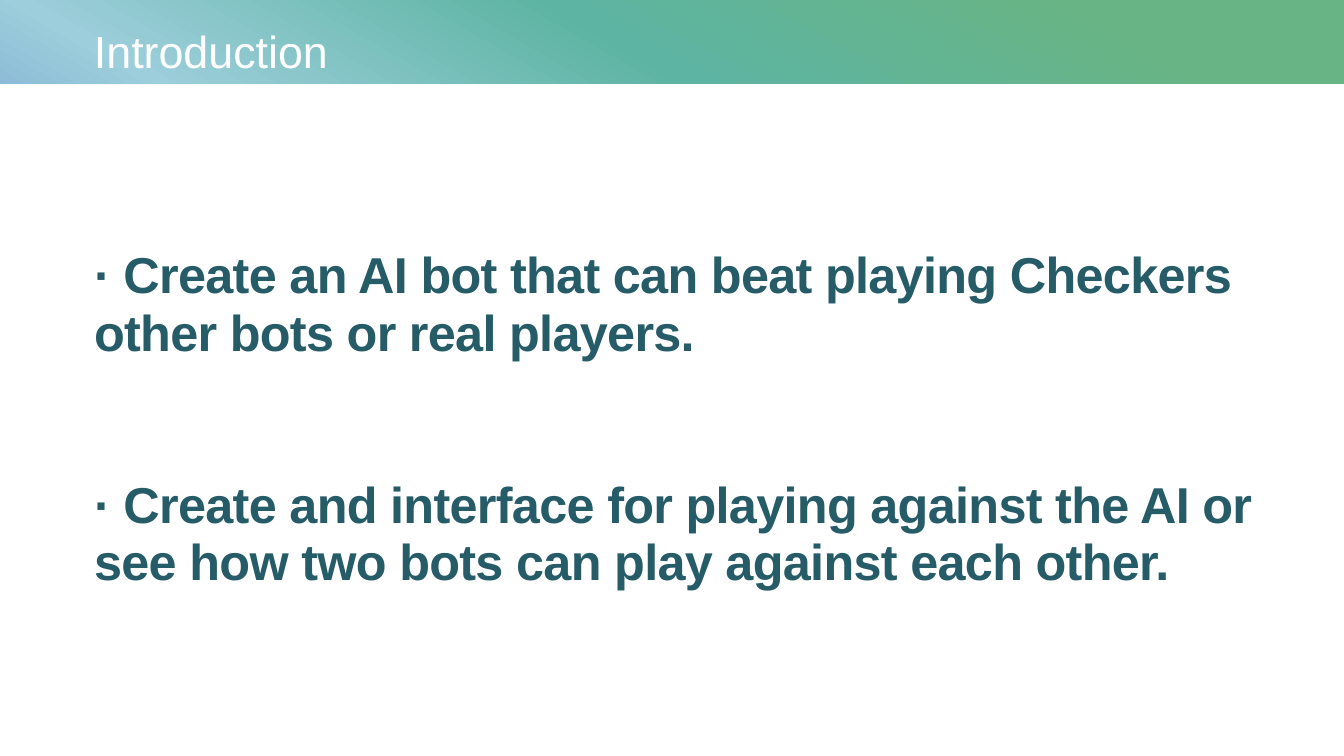
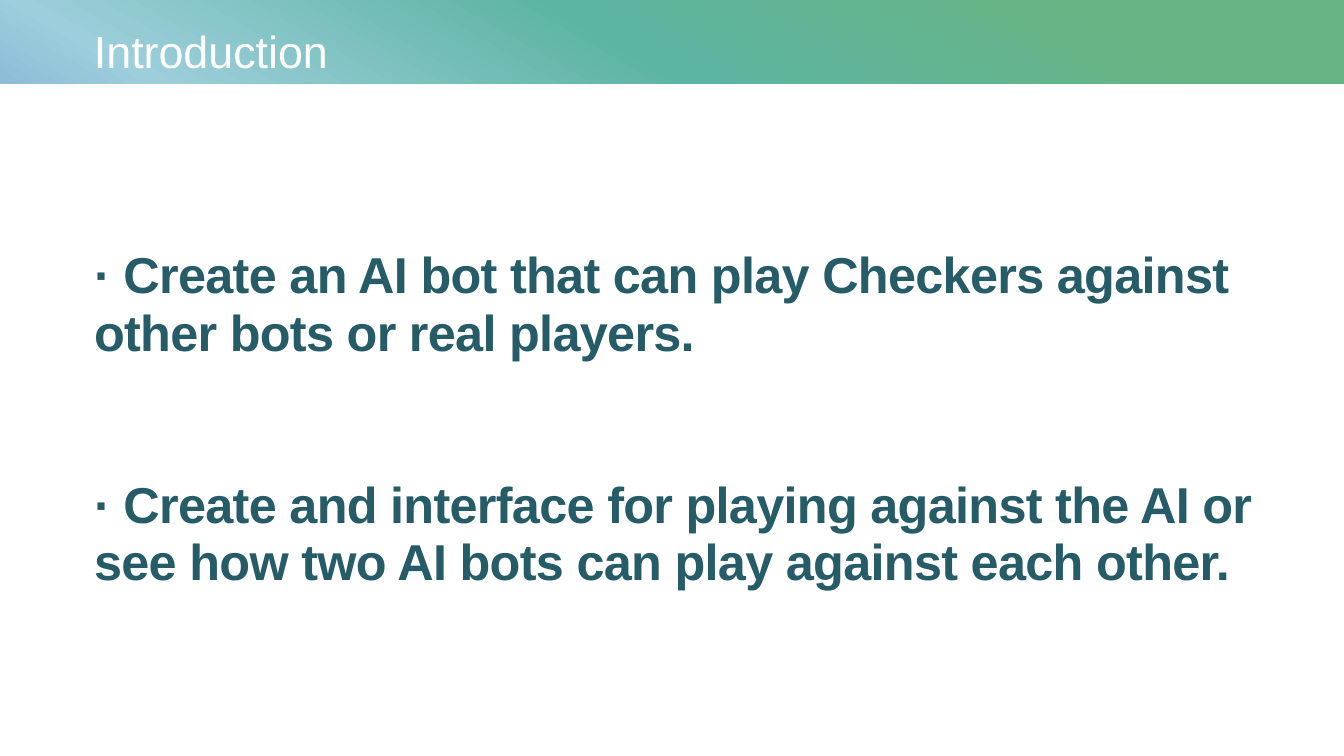
Before and after one commit to ACM40960/project-22202392, a slide deck: slide 2 of Literature Review/AI plays checkers - presentation.pptx. Drawn at 1344x756 pixels with LibreOffice and Linux fonts; fonts in the diff are those of the drawing. Boxes give left, top, right and bottom in pixels: in the first picture for what was removed or moved away, otherwise in the second. Text is boxed around its words. In the diff, an @@ line names an element or a change of style, - is before the commit and + after.

```diff
--- a/Literature Review/AI plays checkers - presentation.pptx
+++ b/Literature Review/AI plays checkers - presentation.pptx
@@ title at bbox=[94, 256, 1252, 590]: text changed @@
-· Create an AI bot that can beat playing Checkers other bots or real players.
-· Create and interface for playing against the AI or see how two bots can play against each other.
+· Create an AI bot that can play Checkers against other bots or real players.
+· Create and interface for playing against the AI or see how two AI bots can play against each other.
```
Also in this commit, not shown: 7 other slides changed, 2 slides added, 7 other files.
